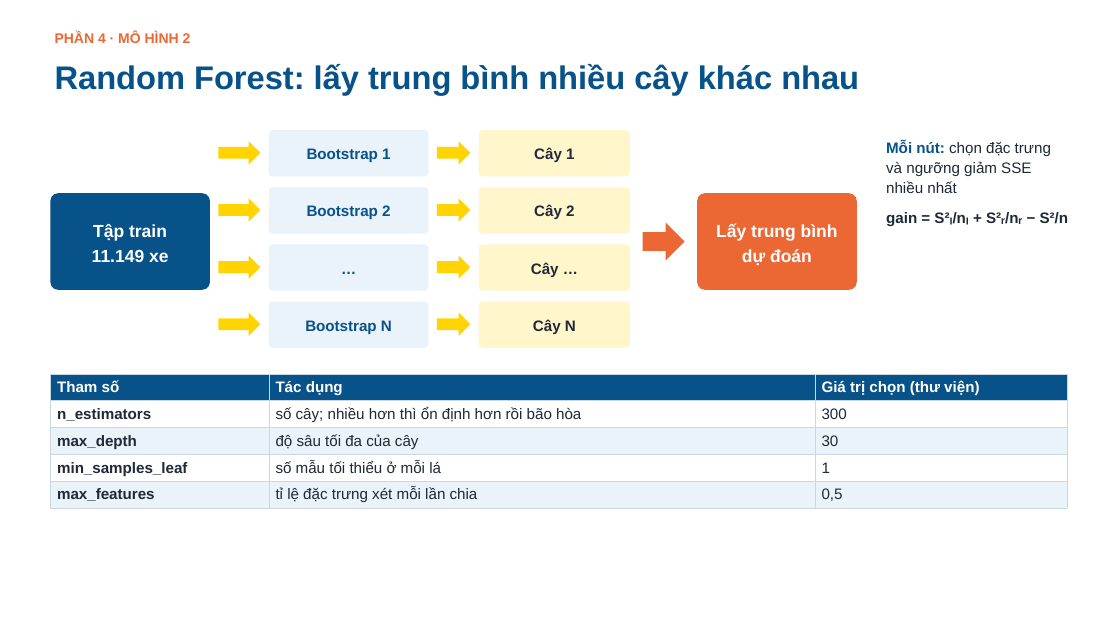
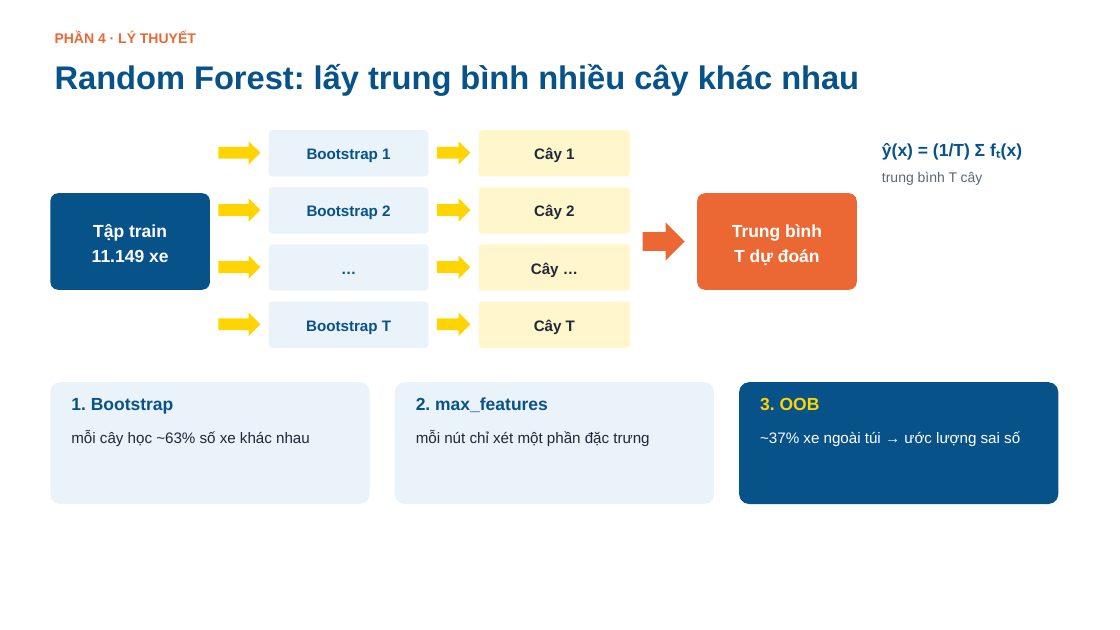
Before and after one commit to tiendc57/DataScience, a slide deck: slide 20 of slides/Bao_cao_Du_doan_gia_o_to.pptx (slide 23 before the commit). Drawn at 1120x630 pixels with LibreOffice and Linux fonts; fonts in the diff are those of the drawing; background and template pictures are left out. Boxes give left, top, right and bottom in pixels: in the first picture for what was removed or moved away, otherwise in the second. Text is boxed around its words. In the diff, an @@ line names an element or a change of style, - is before the commit and + after.

```diff
--- a/slides/Bao_cao_Du_doan_gia_o_to.pptx
+++ b/slides/Bao_cao_Du_doan_gia_o_to.pptx
@@ text at (x1=55, y1=32, x2=196, y2=43): text changed @@
-PHẦN 4 · MÔ HÌNH 2
+PHẦN 4 · LÝ THUYẾT
@@ text at (x1=882, y1=143, x2=1022, y2=185): text changed; size 13 to 15 pt; text colour #1F2937 to #075289; bold on @@
-Mỗi nút: chọn đặc trưng và ngưỡng giảm SSE nhiều nhất
-gain = S²ₗ/nₗ + S²ᵣ/nᵣ − S²/n
+ŷ(x) = (1/T) Σ fₜ(x)
+trung bình T cây
@@ text at (x1=732, y1=224, x2=822, y2=265): text changed @@
-Lấy trung bình
-dự đoán
+Trung bình
+T dự đoán
@@ text at (x1=306, y1=320, x2=391, y2=334): text changed @@
-Bootstrap N
+Bootstrap T
@@ text at (x1=534, y1=319, x2=575, y2=334): text changed @@
-Cây N
+Cây T
@@ table removed at (x1=50, y1=374, x2=1067, y2=508), 5 rows, 3 columns @@
-Tham số | Tác dụng | Giá trị chọn (thư viện)
-n_estimators | số cây; nhiều hơn thì ổn định hơn rồi bão hòa | 300
-max_depth | độ sâu tối đa của cây | 30
-min_samples_leaf | số mẫu tối thiểu ở mỗi lá | 1
-max_features | tỉ lệ đặc trưng xét mỗi lần chia | 0,5
@@ rounded rectangle added at (x1=50, y1=382, x2=370, y2=504), fill #EAF2FA @@
@@ rounded rectangle added at (x1=395, y1=382, x2=714, y2=504), fill #EAF2FA @@
@@ rounded rectangle added at (x1=739, y1=382, x2=1059, y2=504), fill #075289 @@
@@ text added at (x1=71, y1=398, x2=174, y2=414), 15 pt, text #075289, bold @@
+1. Bootstrap
@@ text added at (x1=416, y1=397, x2=548, y2=412), 15 pt, text #075289, bold @@
+2. max_features
@@ text added at (x1=760, y1=397, x2=820, y2=410), 15 pt, text #FFD400, bold @@
+3. OOB
@@ text added at (x1=71, y1=431, x2=310, y2=446), 13 pt, text #1F2937 @@
+mỗi cây học ~63% số xe khác nhau
@@ text added at (x1=416, y1=431, x2=649, y2=446), 13 pt, text #1F2937 @@
+mỗi nút chỉ xét một phần đặc trưng
@@ text added at (x1=760, y1=431, x2=1020, y2=446), 13 pt, text #FFFFFF @@
+~37% xe ngoài túi → ước lượng sai số
```
Also in this commit, not shown: 15 other slides changed, 18 slides added, 18 slides removed, 18 other files.
